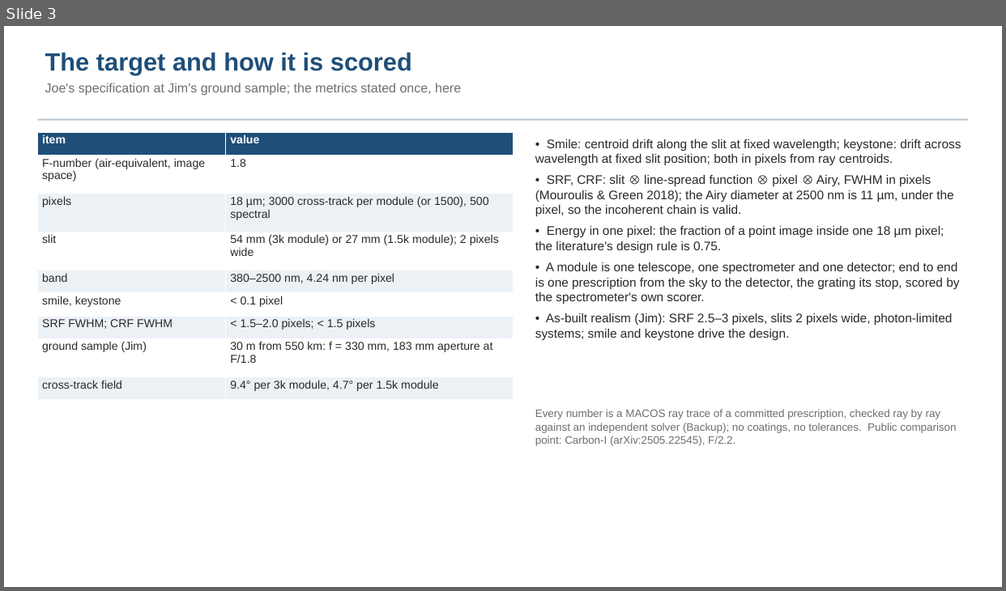
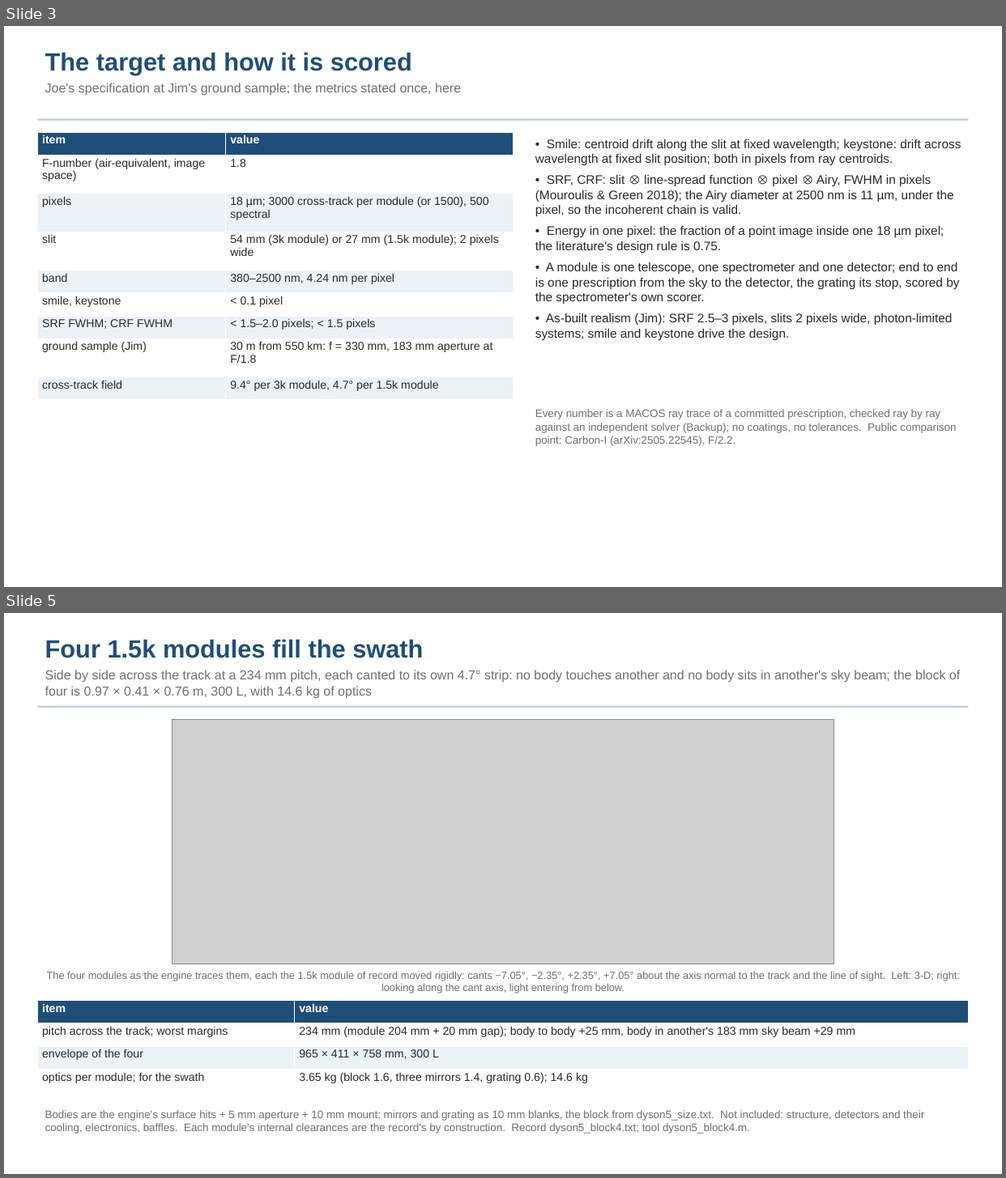
Before and after one commit to nasa-jpl/macos, a slide deck: demo_session/deck_dyson_record.pptx. Shown one above the other, each under a label of ours: slide 3 before the commit, slides 3 and 5 after it; the slides between them are not shown. The pictures are 1006x591 and 1006x1178 pixels, drawn with LibreOffice and Linux fonts; fonts in the diff are those of the drawing; grey boxes stand for pictures. Boxes give left, top, right and bottom in pixels: in the first picture for what was removed or moved away, otherwise in the second. Text is boxed around its words. In the diff, an @@ line names an element or a change of style, - is before the commit and + after.

```diff
--- a/demo_session/deck_dyson_record.pptx
+++ b/demo_session/deck_dyson_record.pptx
@@ slide 5 added at <box>4,613,1002,1174</box>, background #FFFFFF @@
@@ text added at <box>45,639,960,699</box>, 12.5 pt, text #6E6E6E @@
+Four 1.5k modules fill the swath
+Side by side across the track at a 234 mm pitch, each canted to its own 4.7° strip: no body touches another and no body sits in another's sky beam; the block of four is 0.97 × 0.41 × 0.76 m, 300 L, with 14.6 kg of optics
@@ rectangle added at <box>38,706,968,707</box>, fill #B8C6D4 @@
@@ picture added at <box>172,719,834,964</box> @@
@@ text added at <box>47,971,959,994</box>, 10 pt, text #6E6E6E @@
+The four modules as the engine traces them, each the 1.5k module of record moved rigidly: cants −7.05°, −2.35°, +2.35°, +7.05° about the axis normal to the track and the line of sight. Left: 3-D; right: looking along the cant axis, light entering from below.
@@ table added at <box>38,1001,968,1093</box>, 4 rows, 2 columns @@
+item | value
+pitch across the track; worst margins | 234 mm (module 204 mm + 20 mm gap); body to body +25 mm, body in another's 183 mm sky beam +29 mm
+envelope of the four | 965 × 411 × 758 mm, 300 L
+optics per module; for the swath | 3.65 kg (block 1.6, three mirrors 1.4, grating 0.6); 14.6 kg
@@ text added at <box>45,1110,924,1134</box>, 10.5 pt, text #6E6E6E @@
+Bodies are the engine's surface hits + 5 mm aperture + 10 mm mount; mirrors and grating as 10 mm blanks, the block from dyson5_size.txt. Not included: structure, detectors and their cooling, electronics, baffles. Each module's internal clearances are the record's by construction. Record dyson5_block4.txt; tool dyson5_block4.m.
```
Also in this commit, not shown: 8 slides changed, 2 other files.
